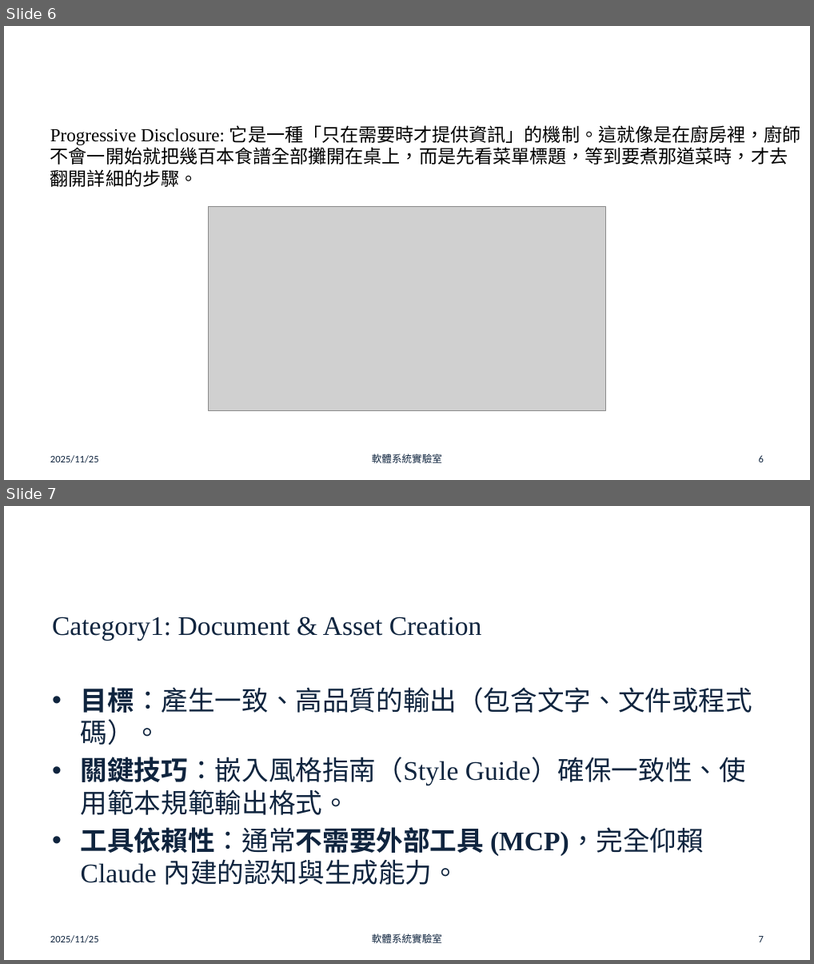
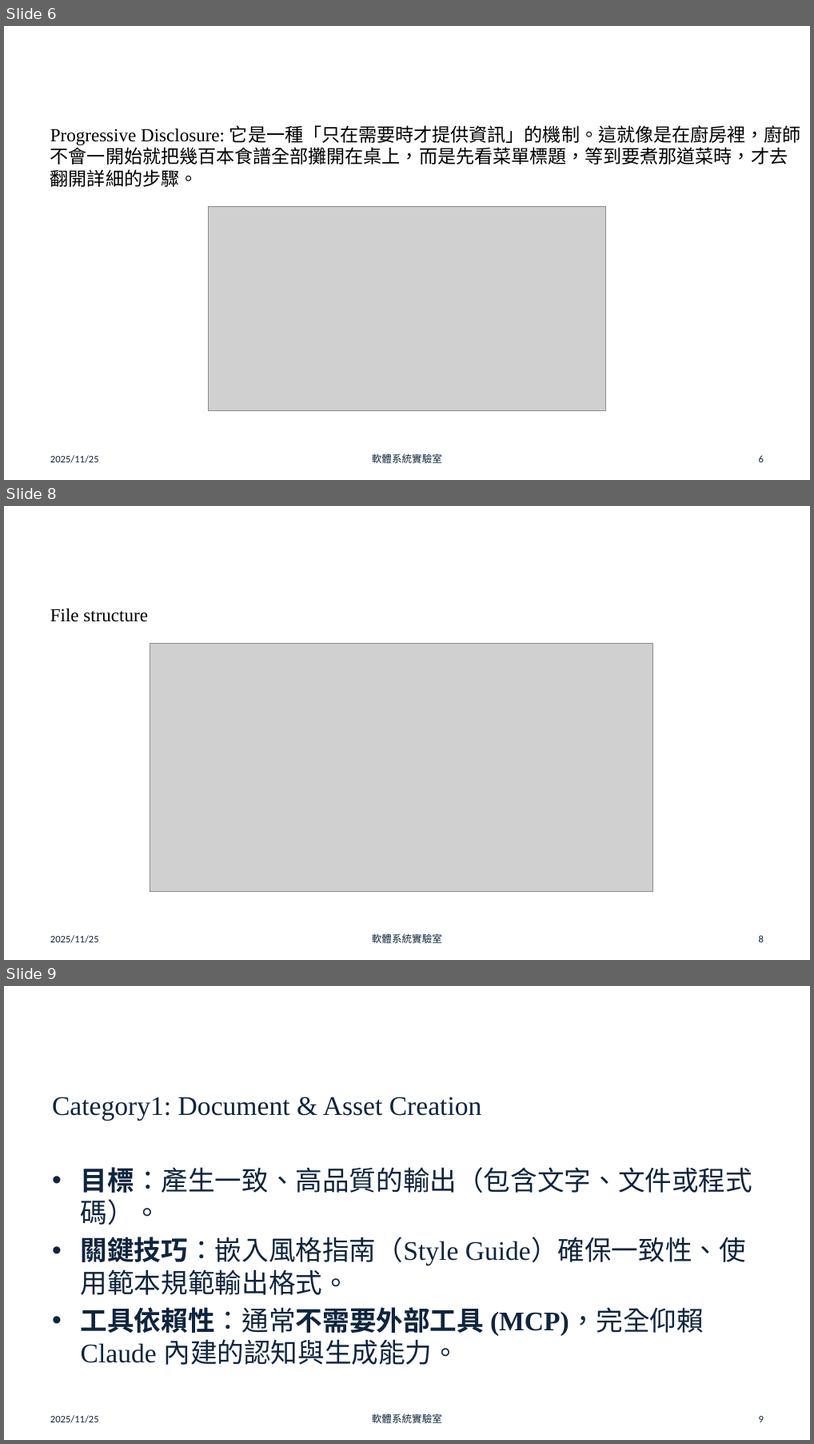
Before and after one commit to chun-wei0413/frank_research, a slide deck: skills/doc/skills-final.pptx. Shown one above the other, each under a label of ours: slides 6 and 7 before the commit, slides 6, 8 and 9 after it; the slides between them are not shown. The pictures are 814x964 and 814x1444 pixels, drawn with LibreOffice and Linux fonts; fonts in the diff are those of the drawing; grey boxes stand for pictures; background and template pictures are left out. Boxes give left, top, right and bottom in pixels: in the first picture for what was removed or moved away, otherwise in the second. Text is boxed around its words. In the diff, an @@ line names an element or a change of style, - is before the commit and + after.

```diff
--- a/skills/doc/skills-final.pptx
+++ b/skills/doc/skills-final.pptx
@@ slide 8 added at <box>4,506,810,960</box>, background picture (left out) @@
@@ title added at <box>45,524,770,600</box>, 44 pt, text #FFFFFF @@
+Fundamentals
@@ text added at <box>50,608,148,622</box>, 22 pt, text #000000 @@
+File structure
@@ picture added at <box>150,644,654,892</box> @@
@@ text added at <box>50,935,99,943</box>, 12 pt, text #0F243E @@
+2025/11/25
@@ text added at <box>372,933,442,943</box>, 12 pt, text #0F243E @@
+軟體系統實驗室
@@ page number added at <box>759,935,764,942</box>, 12 pt, text #10253F @@
+8
@@ what was slide 7 is now slide 9 @@
@@ page number at <box>759,1416,764,1422</box>: text changed @@
-7
+9
```
Also in this commit, not shown: 6 slides changed, 1 other slide added, 27 other files.
